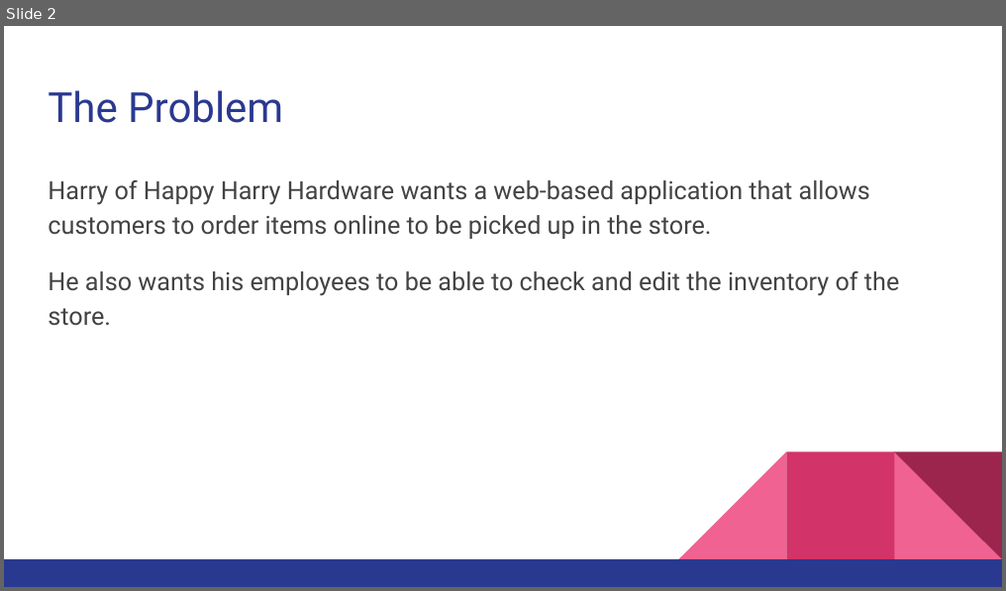
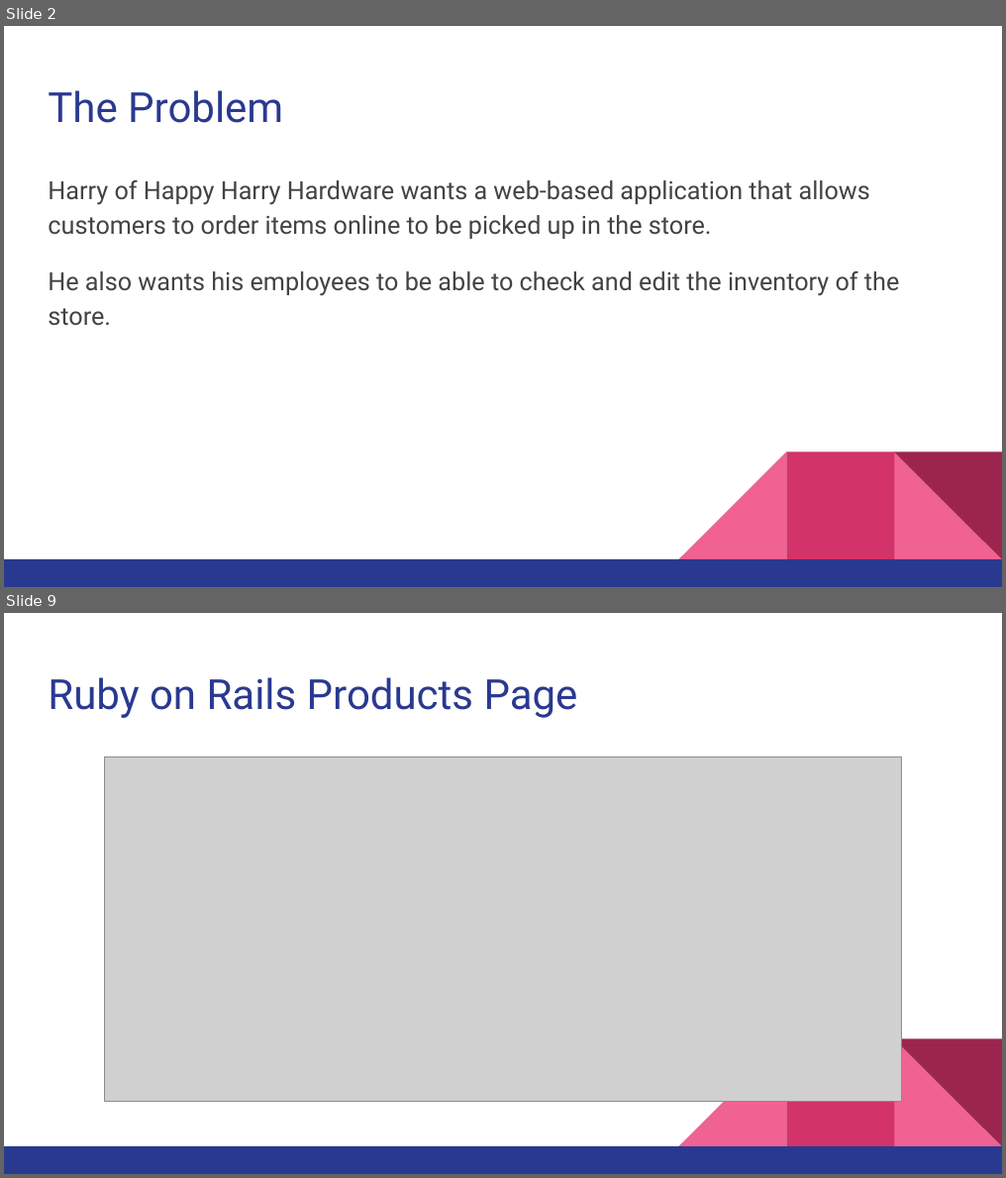
Before and after one commit to Mcowans/HappyHarryHWStore, a slide deck: Presentation.pptx. Shown one above the other, each under a label of ours: slide 2 before the commit, slides 2 and 9 after it; the slides between them are not shown. The pictures are 1006x591 and 1006x1178 pixels, drawn with LibreOffice and Linux fonts; fonts in the diff are those of the drawing; grey boxes stand for pictures. Boxes give left, top, right and bottom in pixels: in the first picture for what was removed or moved away, otherwise in the second. Text is boxed around its words. In the diff, an @@ line names an element or a change of style, - is before the commit and + after.

```diff
--- a/Presentation.pptx
+++ b/Presentation.pptx
@@ slide 9 added at (x1=4, y1=613, x2=1002, y2=1174), background #FFFFFF; not listed: 5 template elements that a slide beside it also shows @@
@@ title added at (x1=48, y1=677, x2=578, y2=718), 30 pt, text #2A3990 @@
+Ruby on Rails Products Page
@@ picture added at (x1=104, y1=757, x2=901, y2=1102) @@
```
Also in this commit, not shown: 10 other slides added, 10 slides removed.
